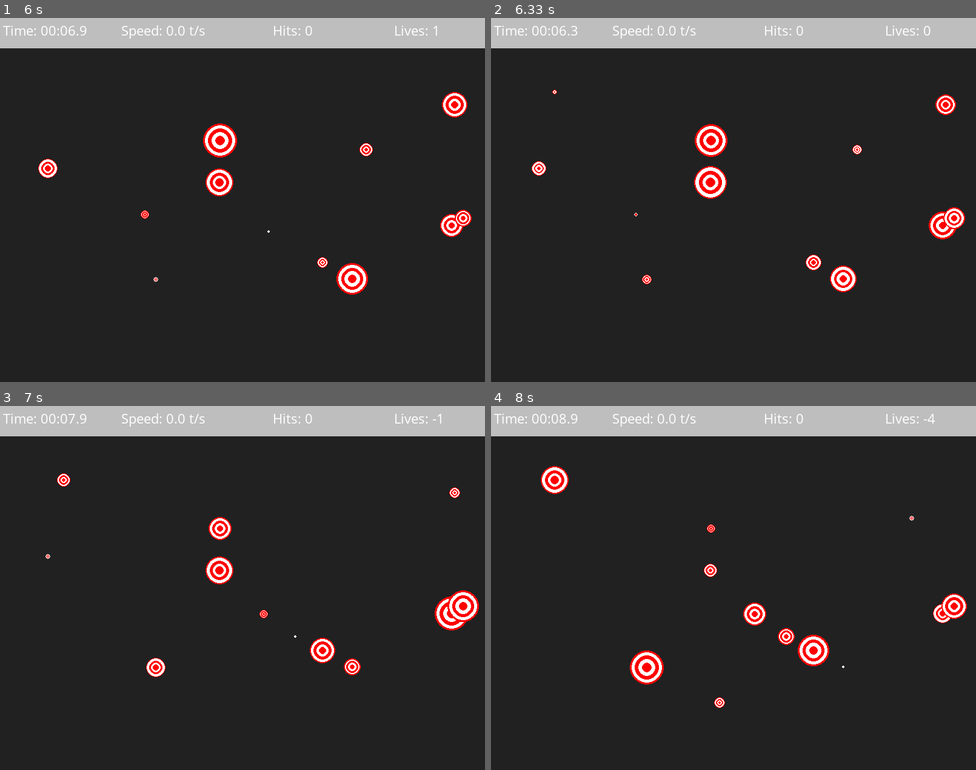
Above: before the commit, frames 1-4 (two rows, left to right).
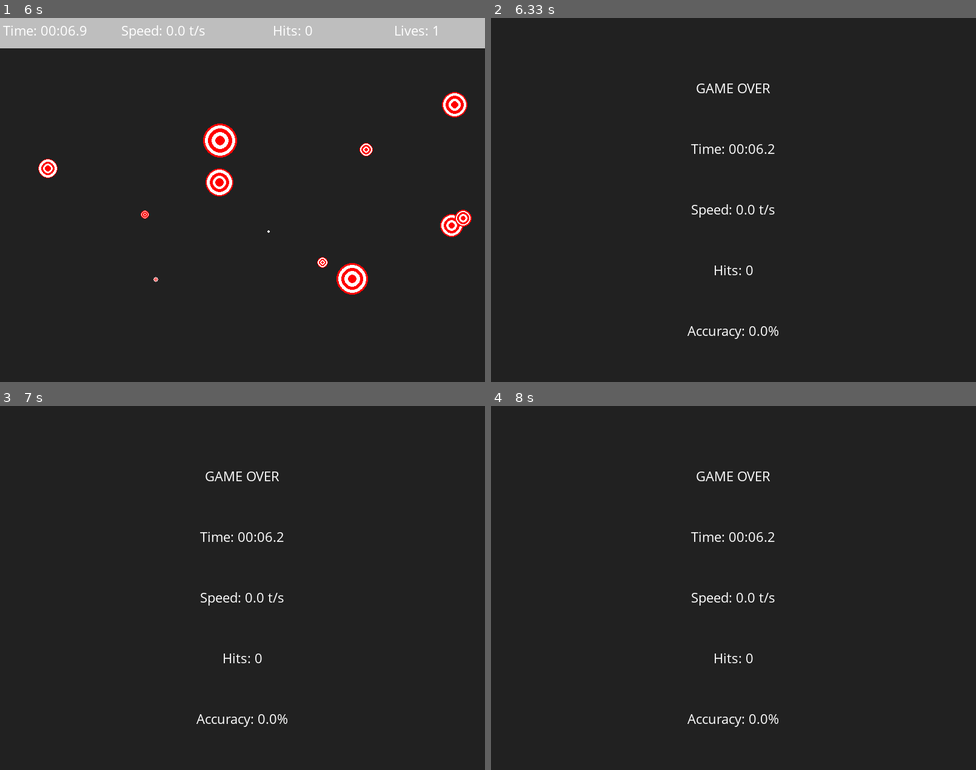
Above: after the commit, the same moments.

Repository: machinateddesigns/PythonGeneral
Game: pygame game, started from aimtrainer.py
The game is run twice, just before and just after one commit, with the same random seed, the same clock (stepped at 60 frames per second) and the same inputs.
Inputs (mouse positions are in pixels of both pictures, inside the frame that each line leads up to):
- Up to frame 1 (6 s): no input
- Up to frame 2 (6.33 s): click (588, 334) at 6.12 s
- Up to frame 3 (7 s): no input
- Up to frame 4 (8 s): no input

Frame 1 is identical in both runs. In frame 2, 11% of the frame differs, in the area x 0-100%, y 0-89%; in frame 3, 11%; in frame 4, 11%.

Commit message:
Update aimtrainer.py

Diff:
--- a/aimtrainer.py
+++ b/aimtrainer.py
@@ -85,7 +85,10 @@
     win.blit(lives_label, (650, 5))
 
 def end_screen(win, elapsed_time, targets_pressed, clicks):
-    win.blit(BG_COLOR)
+    win.fill(BG_COLOR)
+
+    gameover_label = LABEL_FONT.render(f"GAME OVER", 1, "white")
+
     time_label = LABEL_FONT.render(f"Time: {format_time(elapsed_time)}", 1, "white")
 
     speed = round(targets_pressed / elapsed_time, 1)
@@ -96,10 +99,22 @@
     accuracy = round(targets_pressed / clicks * 100, 1)
     accuracy_label = LABEL_FONT.render(f"Accuracy: {accuracy}%", 1, "white")
 
-    win.blit(time_label, (5, (HEIGHT/2)-12) )
-    win.blit(speed_label, (200, (HEIGHT/2)-12))
-    win.blit(hits_label, (450, (HEIGHT/2)-12))
-    win.blit(accuracy_label, (650, (HEIGHT/2)-12))
+    win.blit(gameover_label, (get_middle(gameover_label), (HEIGHT/2)-200))
+    win.blit(time_label, (get_middle(time_label), (HEIGHT/2)-100))
+    win.blit(speed_label, (get_middle(speed_label), (HEIGHT/2)))
+    win.blit(hits_label, (get_middle(hits_label), (HEIGHT/2)+100))
+    win.blit(accuracy_label, (get_middle(accuracy_label), (HEIGHT/2)+200))
+
+    pygame.display.update()
+
+    run = True
+    while run:
+        for event in pygame.event.get():
+            if event.type == pygame.QUIT or event.type == pygame.KEYDOWN:
+                quit()
+
+def get_middle(surface):
+    return WIDTH / 2 - surface.get_width()/2
 
 def main():
     run = True
@@ -145,13 +160,13 @@
                 targets_pressed += 1
 
         if misses >= LIVES:
-            pass
+            end_screen(WIN, elapsed_time, targets_pressed, clicks)
 
         draw(WIN, targets)
         draw_top_bar(WIN, elapsed_time, targets_pressed, misses)
         pygame.display.update()
 
-    pygame.quit()
+    #pygame.quit()
 
 if __name__ == "__main__":
     main()
